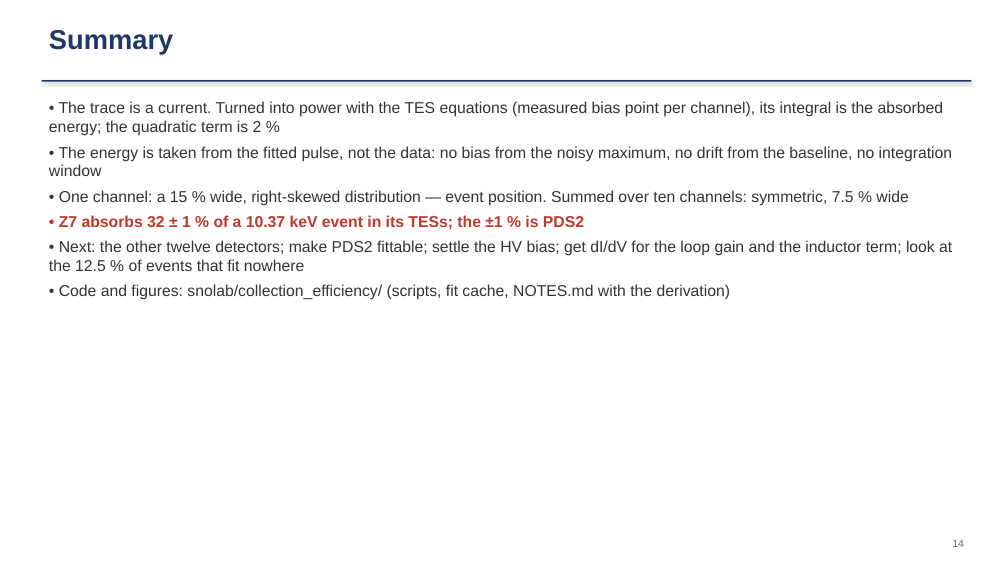
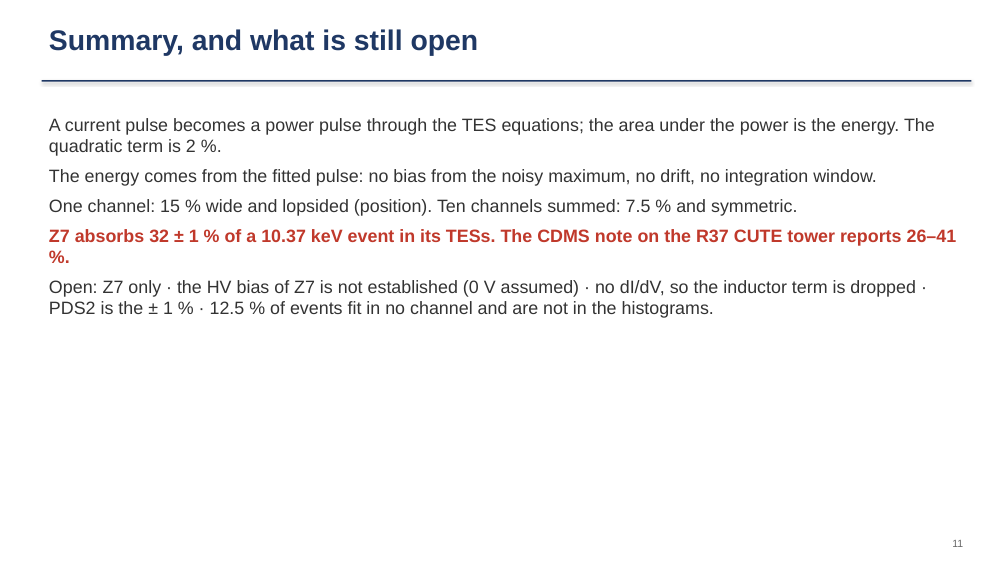
Before and after one commit to ZhihengLi0/urop, a slide deck: slide 11 of snolab/collection_efficiency/presentation/SNOLAB_R4_collection_efficiency_20260910.pptx (slide 14 before the commit). Drawn at 1008x567 pixels with LibreOffice and Linux fonts; fonts in the diff are those of the drawing. Boxes give left, top, right and bottom in pixels: in the first picture for what was removed or moved away, otherwise in the second. Text is boxed around its words. In the diff, an @@ line names an element or a change of style, - is before the commit and + after.

```diff
--- a/snolab/collection_efficiency/presentation/SNOLAB_R4_collection_efficiency_20260910.pptx
+++ b/snolab/collection_efficiency/presentation/SNOLAB_R4_collection_efficiency_20260910.pptx
@@ text at (49, 29, 479, 56): text changed; size 26 to 27 pt @@
-Summary
+Summary, and what is still open
@@ text at (49, 118, 957, 318): text changed; size 15 to 17 pt @@
-• The trace is a current. Turned into power with the TES equations (measured bias point per channel), its integral is the absorbed energy; the quadratic term is 2 %
-• The energy is taken from the fitted pulse, not the data: no bias from the noisy maximum, no drift from the baseline, no integration window
-• One channel: a 15 % wide, right-skewed distribution — event position. Summed over ten channels: symmetric, 7.5 % wide
-• Z7 absorbs 32 ± 1 % of a 10.37 keV event in its TESs; the ±1 % is PDS2
-• Next: the other twelve detectors; make PDS2 fittable; settle the HV bias; get dI/dV for the loop gain and the inductor term; look at the 12.5 % of events that fit nowhere
-• Code and figures: snolab/collection_efficiency/ (scripts, fit cache, NOTES.md with the derivation)
+A current pulse becomes a power pulse through the TES equations; the area under the power is the energy. The quadratic term is 2 %.
+The energy comes from the fitted pulse: no bias from the noisy maximum, no drift, no integration window.
+One channel: 15 % wide and lopsided (position). Ten channels summed: 7.5 % and symmetric.
+Z7 absorbs 32 ± 1 % of a 10.37 keV event in its TESs. The CDMS note on the R37 CUTE tower reports 26–41 %.
+Open: Z7 only · the HV bias of Z7 is not established (0 V assumed) · no dI/dV, so the inductor term is dropped · PDS2 is the ± 1 % · 12.5 % of events fit in no channel and are not in the histograms.
@@ text at (952, 540, 963, 547): text changed @@
-14
+11
```
Also in this commit, not shown: 14 other slides changed, 2 slides added, 7 slides removed, 5 other files.
